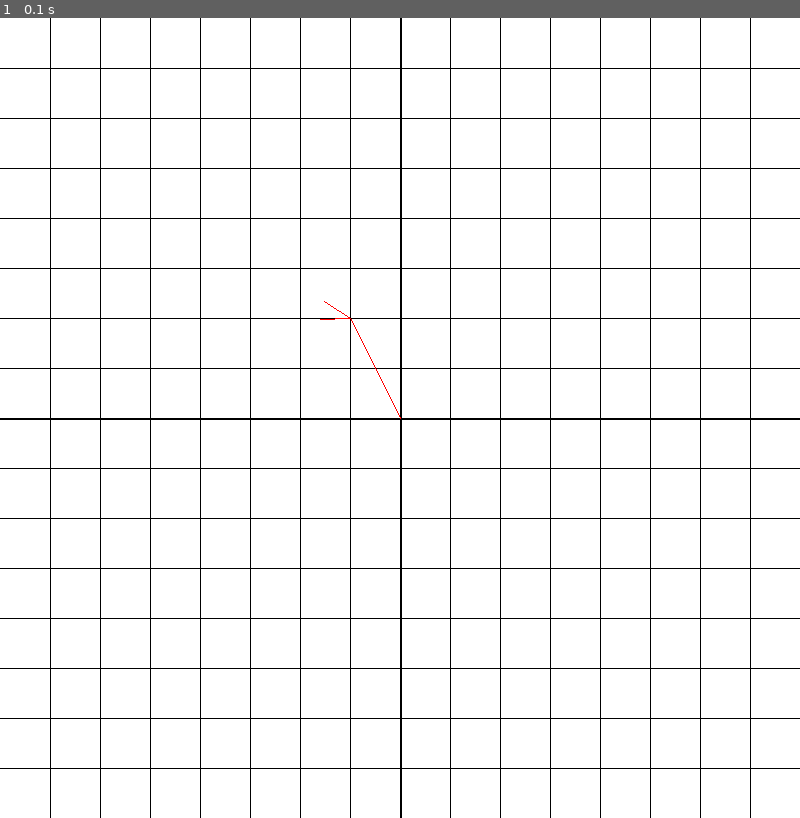
Above: before the commit, frame 1.
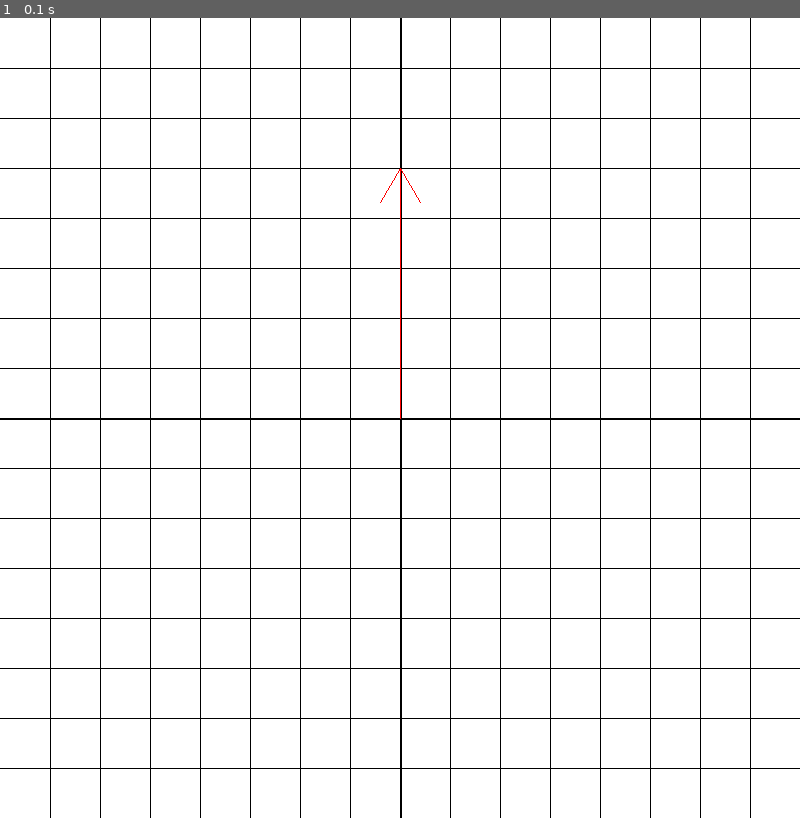
Above: after the commit, the same moment.

Repository: sponja23/Animation
Game: pygame game, started from main.py
Two runs of this game, one before a commit and one after it. Both use one fixed random seed, a clock stepped at 60 frames per second and the inputs below.
Inputs:
- Up to frame 1 (0.1 s): no input

The runs differ from the first frame. In frame 1, less than 0.1% of the frame differs, in the area x 40-53%, y 18-50%.

Commit message:
Fixed arrows

Diff:
--- a/functions.py
+++ b/functions.py
@@ -5,16 +5,20 @@
 	return ((x0 - x1) ** 2 + (y0 - y1) ** 2) ** .5
 
 def arrow_offset(start, end, length, target_angle):
-	line_angle = np.arctan2((start.y - end.y), (start.x - end.x))
+	if start.x == end.x:
+		line_angle = np.pi/2 if start.y < end.y else -np.pi/2
+	else:
+		line_angle = np.arctan((start.y - end.y) / (start.x - end.x))
 	arrow_angle_1 = line_angle - target_angle
 	arrow_angle_2 = np.pi / 2 - line_angle - target_angle
-	sign_x = 1 if start.x < end.x else -1
-	sign_y = 1 if start.y < end.y else -1
+
+	sign_x = 1 if start.x > end.x else -1
+	sign_y = sign_x
+
+	print(sign_x, sign_y)
 
 	arrow_point_1 = end + (sign_x * length * np.cos(arrow_angle_1), sign_y * length * np.sin(arrow_angle_1))
-	arrow_point_2 = end + (sign_x * length * np.cos(arrow_angle_2), sign_y * length * np.sin(arrow_angle_2))
-
-	print(arrow_point_1, arrow_point_2)
+	arrow_point_2 = end + (sign_x * length * np.sin(arrow_angle_2), sign_y * length * np.cos(arrow_angle_2))
 
 	return (arrow_point_1, arrow_point_2)
 
--- a/main.py
+++ b/main.py
@@ -14,7 +14,7 @@
 curve = TimeCurve(lambda x, t: (np.sin((x + t) ** 2), x / 2 + np.sin(t + x)), [-10, 10], step=0.1)
 curve.transformation = identity
 
-grid.addObject(Vector(-1, 2, color = colors.red))
+grid.addObject(Vector(0, 5, color = colors.red))
 
 def draw_rect(window, *args):
 	x, y, width, height = map(int, args)
--- a/window.py
+++ b/window.py
@@ -166,7 +166,7 @@
 
 	def drawArrow(self, start, end, color): # TODO
 	 	self.drawLine(start, end, color)
-	 	p1, p2 = arrow_offset(start, end, 30, np.pi/6)
+	 	p1, p2 = arrow_offset(start, end, 40, np.pi/6)
 	 	self.drawLine(end, p1, color)
 	 	self.drawLine(end, p2, color)
 
